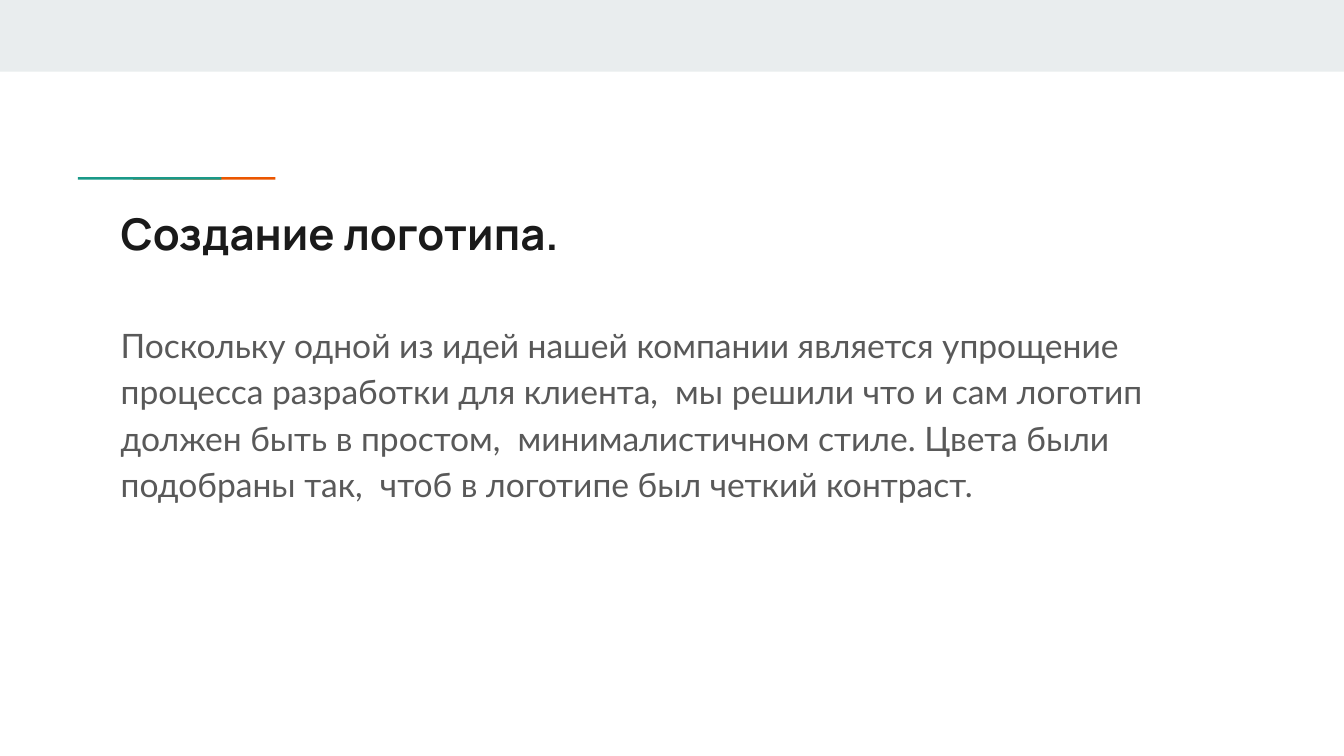
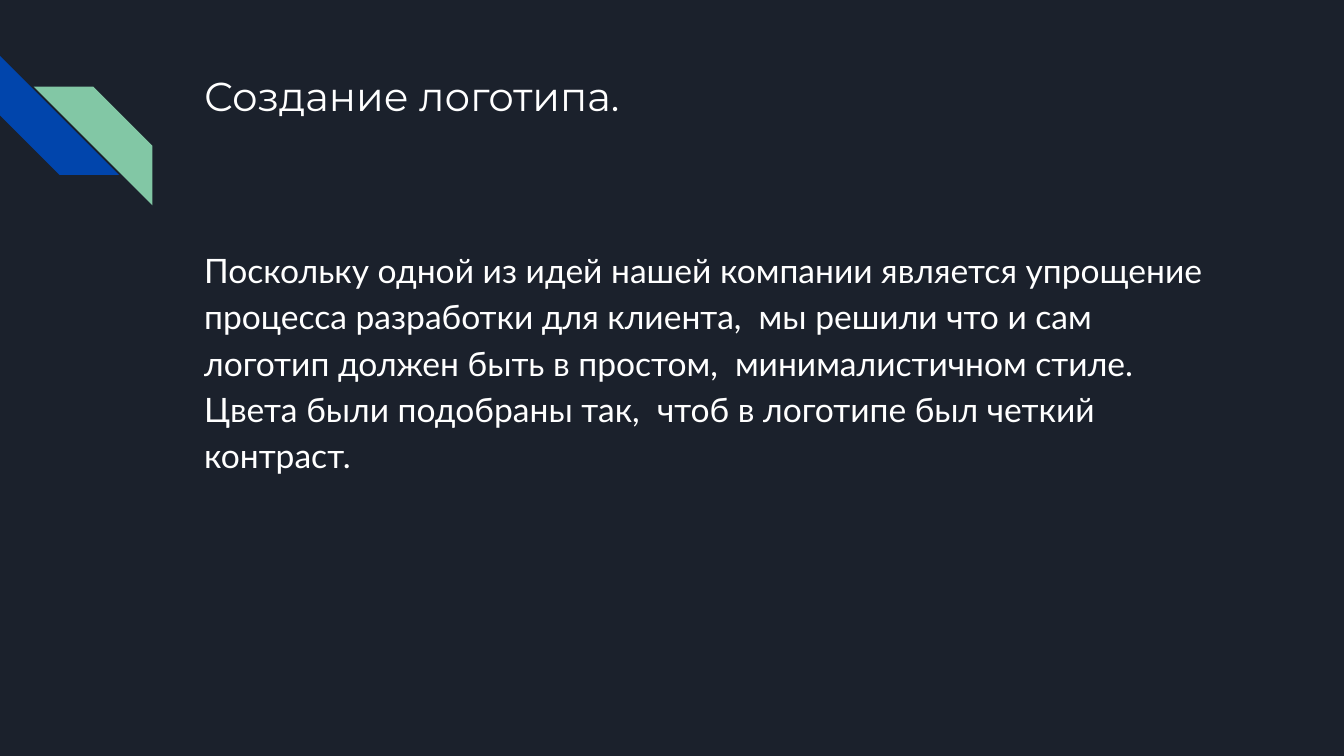
Before and after one commit to MakinFantasy/ww, a slide deck: slide 2 of 1. Логотип компании.pptx. Drawn at 1344x756 pixels with LibreOffice and Linux fonts; fonts in the diff are those of the drawing. Boxes give left, top, right and bottom in pixels: in the first picture for what was removed or moved away, otherwise in the second. Text is boxed around its words. In the diff, an @@ line names an element or a change of style, - is before the commit and + after.

```diff
--- a/1. Логотип компании.pptx
+++ b/1. Логотип компании.pptx
@@ background #FFFFFF to #1B212C @@
@@ rectangle removed at [0, 0, 1344, 71] @@
@@ diag stripe added at [0, 56, 118, 175], fill #0145AC @@
@@ title "Создание логотипа.": place and size @@
-title "Создание логотипа." at [121, 218, 559, 256]
+title "Создание логотипа." at [204, 82, 619, 116]
@@ title "Создание логотипа." at [204, 82, 619, 116]: size 23.4 to 21.6 pt, font Manrope to Montserrat, text colour #1A1A1A to #FFFFFF, bold off @@
@@ diag stripe added at [34, 86, 152, 204], fill #82C7A5 @@
@@ rectangle removed at [122, 175, 177, 181] @@
@@ rectangle removed at [176, 175, 231, 181] @@
@@ text "Поскольку одной из идей нашей ...": place and size @@
-text "Поскольку одной из идей нашей ..." at [121, 334, 1142, 503]
+text "Поскольку одной из идей нашей ..." at [204, 259, 1203, 474]
@@ text "Поскольку одной из идей нашей ..." at [204, 259, 1203, 474]: text colour #595959 to #FFFFFF @@
```
Also in this commit, not shown: 3 other slides changed, 1 other file.
